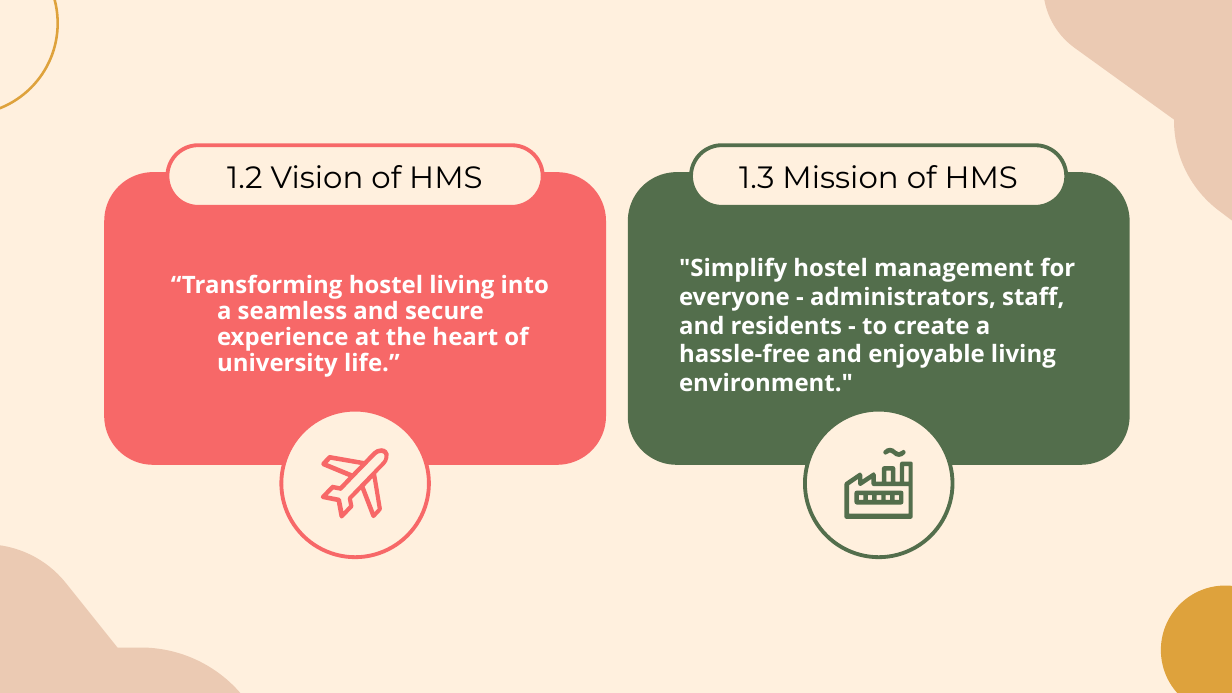
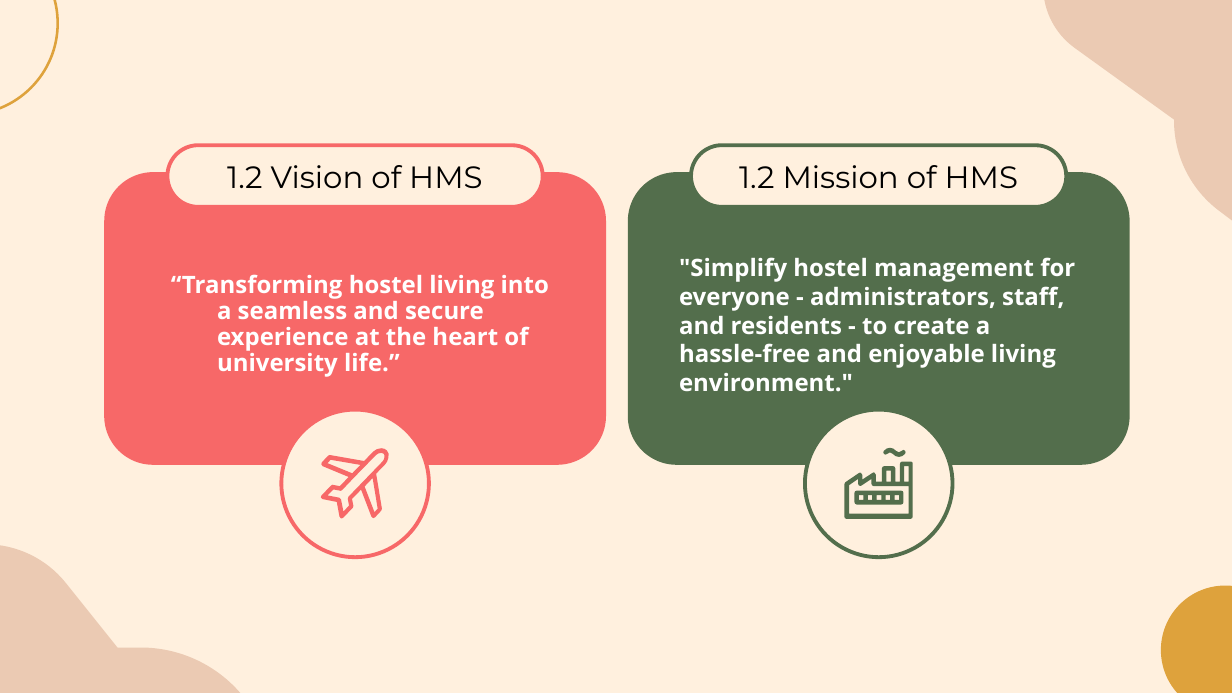
Before and after one commit to laibabintatahir/SRS-HMS, a slide deck: slide 4 of SRS_Presentation.pptx. Drawn at 1232x693 pixels with LibreOffice and Linux fonts; fonts in the diff are those of the drawing. Boxes give left, top, right and bottom in pixels: in the first picture for what was removed or moved away, otherwise in the second. Text is boxed around its words. In the diff, an @@ line names an element or a change of style, - is before the commit and + after.

```diff
--- a/SRS_Presentation.pptx
+++ b/SRS_Presentation.pptx
@@ text in rounded rectangle at (x1=739, y1=165, x2=1018, y2=189): text changed @@
-1.3 Mission of HMS
+1.2 Mission of HMS
```
Also in this commit, not shown: 4 other slides changed.
